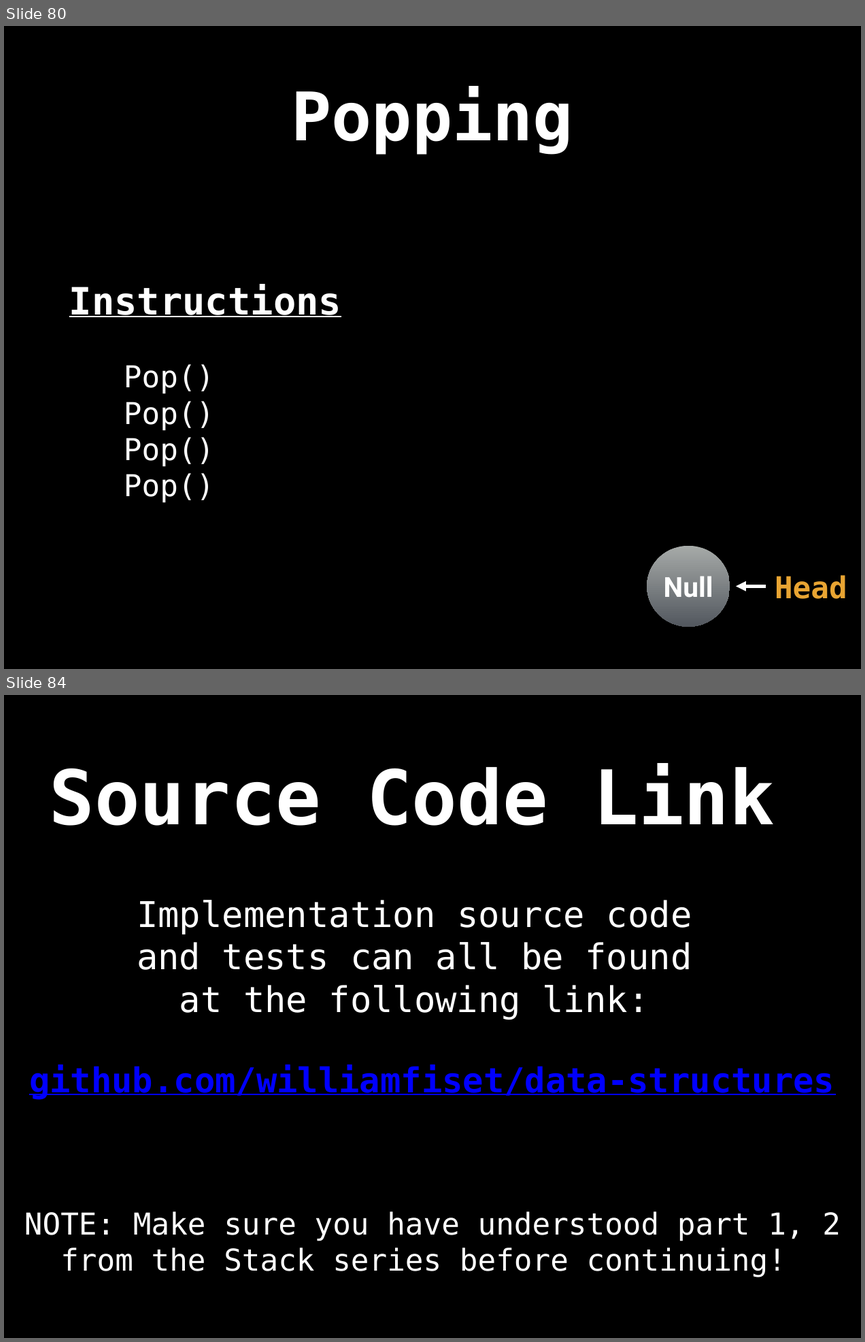
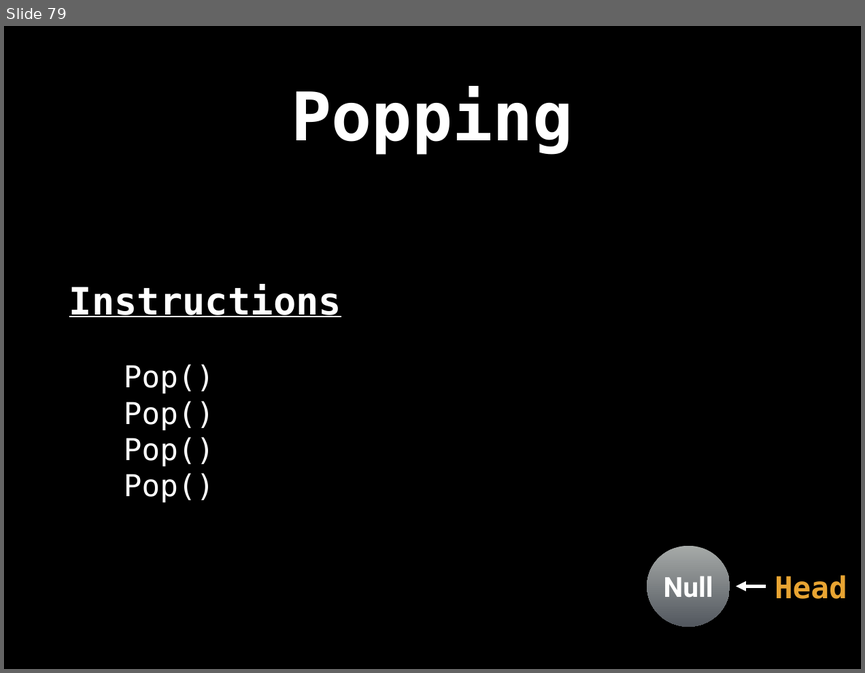
Before and after one commit to williamfiset/DEPRECATED-data-structures, a slide deck: Stack/presentation/Stack.pptx. Shown one above the other, each under a label of ours: slides 80 and 84 before the commit, slide 79 after it; the slides between them are not shown. The pictures are 865x1342 and 865x673 pixels, drawn with LibreOffice and Linux fonts; fonts in the diff are those of the drawing. Boxes give left, top, right and bottom in pixels: in the first picture for what was removed or moved away, otherwise in the second. Text is boxed around its words. In the diff, an @@ line names an element or a change of style, - is before the commit and + after.

Commit message:
Updated Stack slides

```diff
--- a/Stack/presentation/Stack.pptx
+++ b/Stack/presentation/Stack.pptx
@@ slide 84 removed at (4, 695, 861, 1338), background #000000 @@
@@ title removed at (50, 763, 775, 826) @@
-Source Code Link
@@ text removed at (137, 900, 692, 1019) @@
-Implementation source code and tests can all be found at the following link:
@@ text removed at (29, 1064, 834, 1100) @@
-github.com/williamfiset/data-structures
@@ text removed at (24, 1211, 840, 1277) @@
-NOTE: Make sure you have understood part 1, 2 from the Stack series before continuing!
@@ what was slide 80 is now slide 79 @@
```
Also in this commit, not shown: 2 slides changed, 5 other slides removed, 2 other files.
